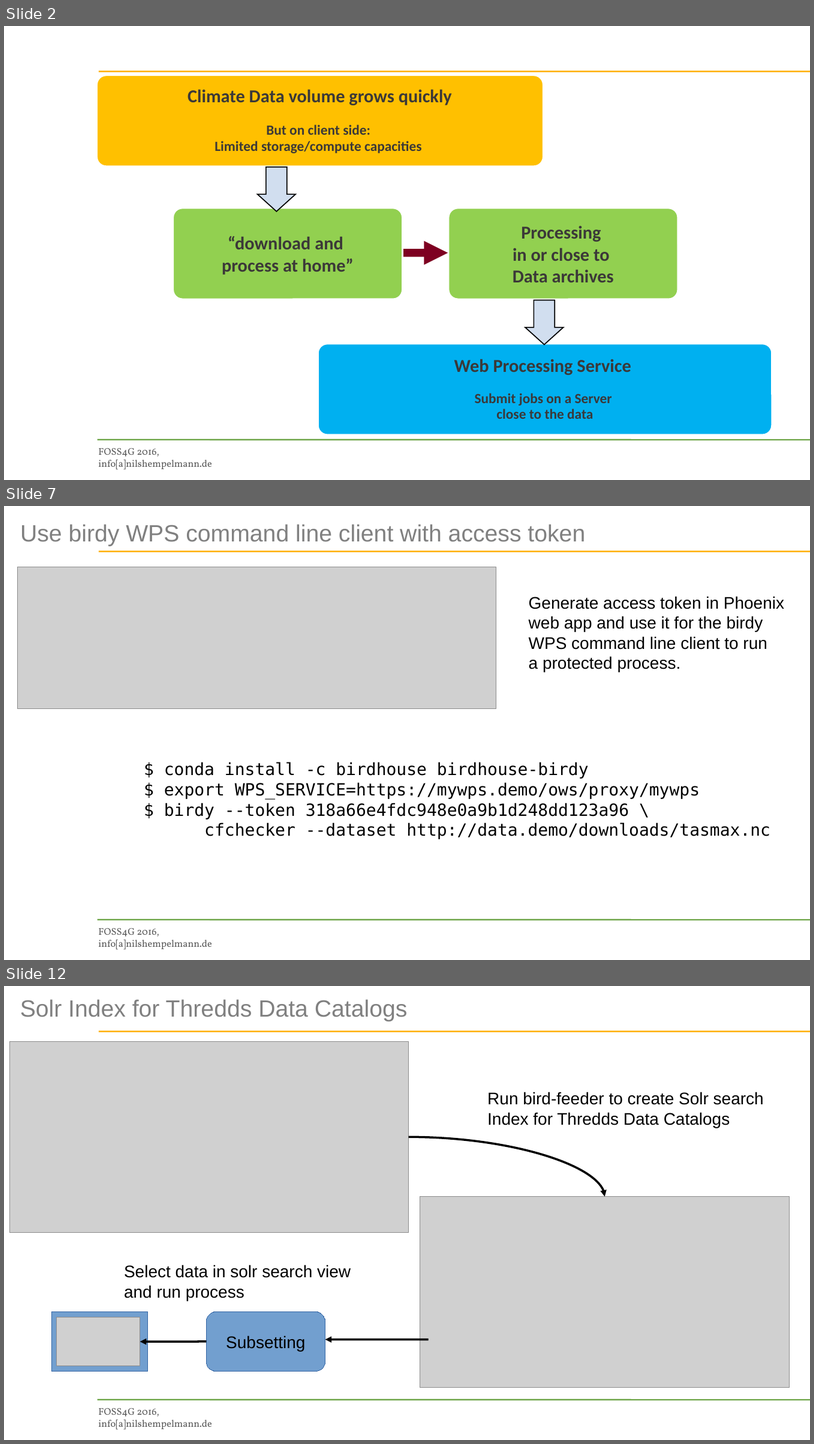
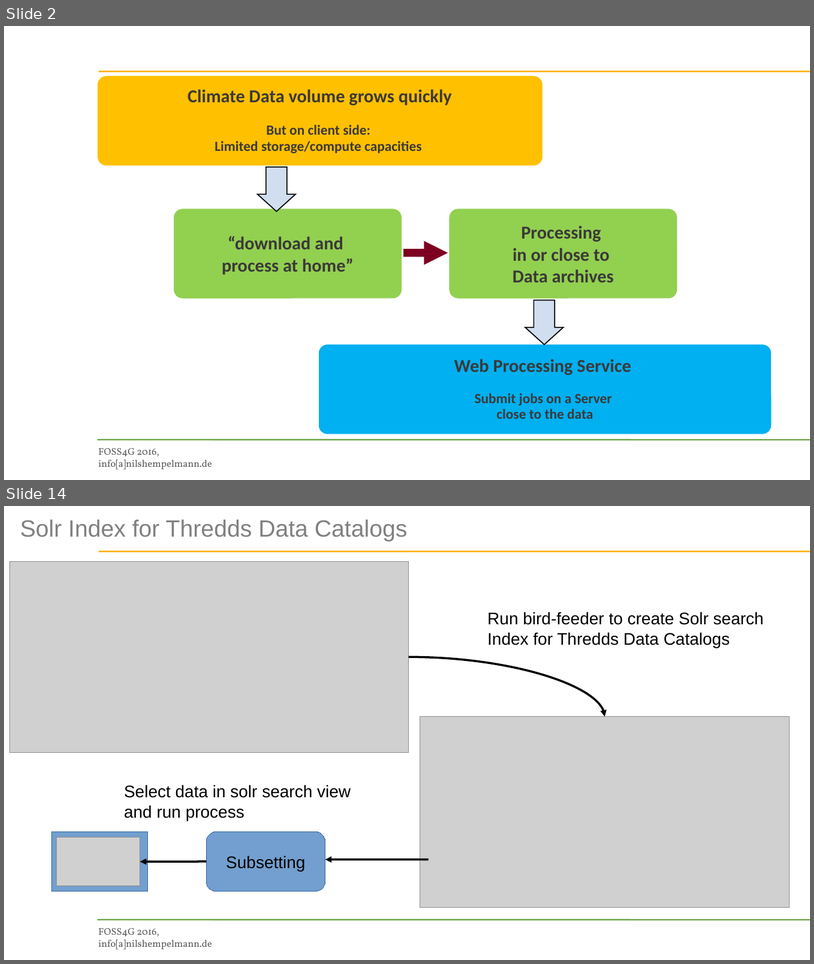
Before and after one commit to bird-house/birdhouse-docs, a slide deck: slides/birdhouse-foss4g-2016/Hempelmann_foss4g2016.odp. Shown one above the other, each under a label of ours: slides 2, 7 and 12 before the commit, slides 2 and 14 after it; the slides between them are not shown. The pictures are 814x1444 and 814x964 pixels, drawn with LibreOffice and Linux fonts; fonts in the diff are those of the drawing; grey boxes stand for pictures; background and template pictures are left out. Boxes give left, top, right and bottom in pixels: in the first picture for what was removed or moved away, otherwise in the second. Text is boxed around its words. In the diff, an @@ line names an element or a change of style, - is before the commit and + after.

```diff
--- a/slides/birdhouse-foss4g-2016/Hempelmann_foss4g2016.odp
+++ b/slides/birdhouse-foss4g-2016/Hempelmann_foss4g2016.odp
@@ slide 7 removed at [4, 506, 810, 960], background picture (left out); not listed: 3 template elements that a slide beside it also shows @@
@@ text removed at [20, 524, 585, 546] @@
-Use birdy WPS command line client with access token
@@ picture removed at [18, 567, 497, 709] @@
@@ text removed at [529, 596, 785, 672] @@
-Generate access token in Phoenix
-web app and use it for the birdy
-WPS command line client to run
-a protected process.
@@ text removed at [164, 762, 771, 839] @@
-$ conda install -c birdhouse birdhouse-birdy
-$ export WPS_SERVICE=https://mywps.demo/ows/proxy/mywps
-$ birdy --token 318a66e4fdc948e0a9b1d248dd123a96 \
-cfchecker --dataset http://data.demo/downloads/tasmax.nc
@@ what was slide 12 is now slide 14 @@
```
Also in this commit, not shown: 10 slides changed, 9 slides added, 2 other files.
